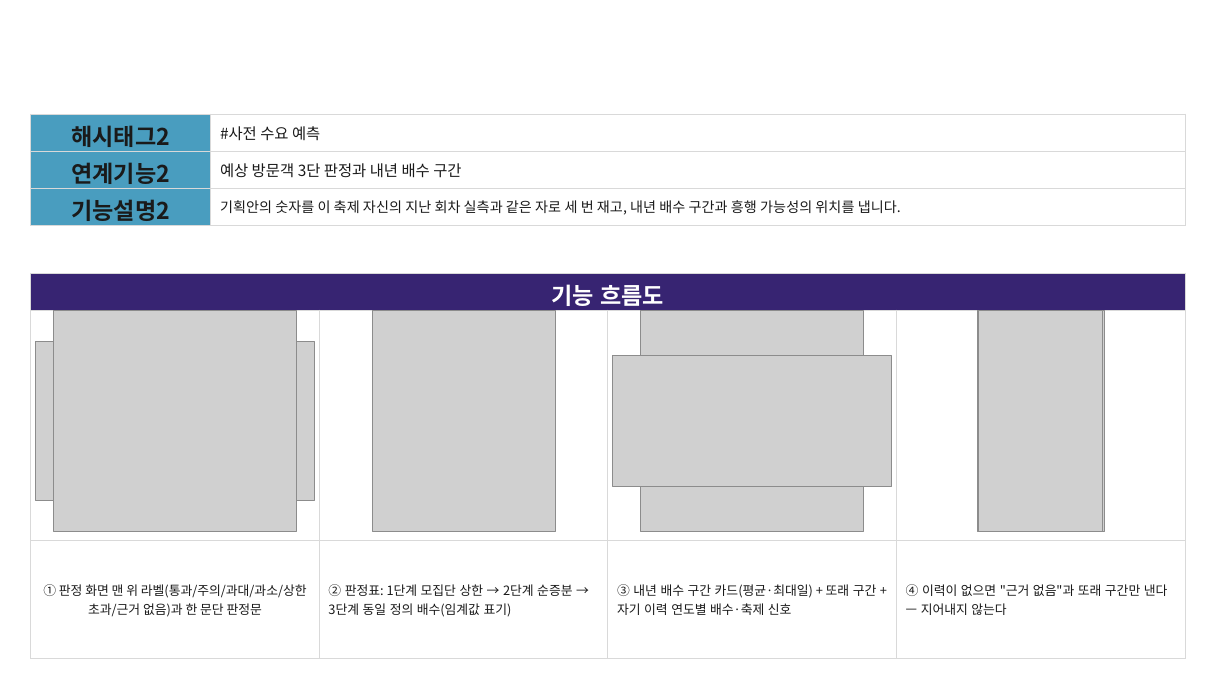
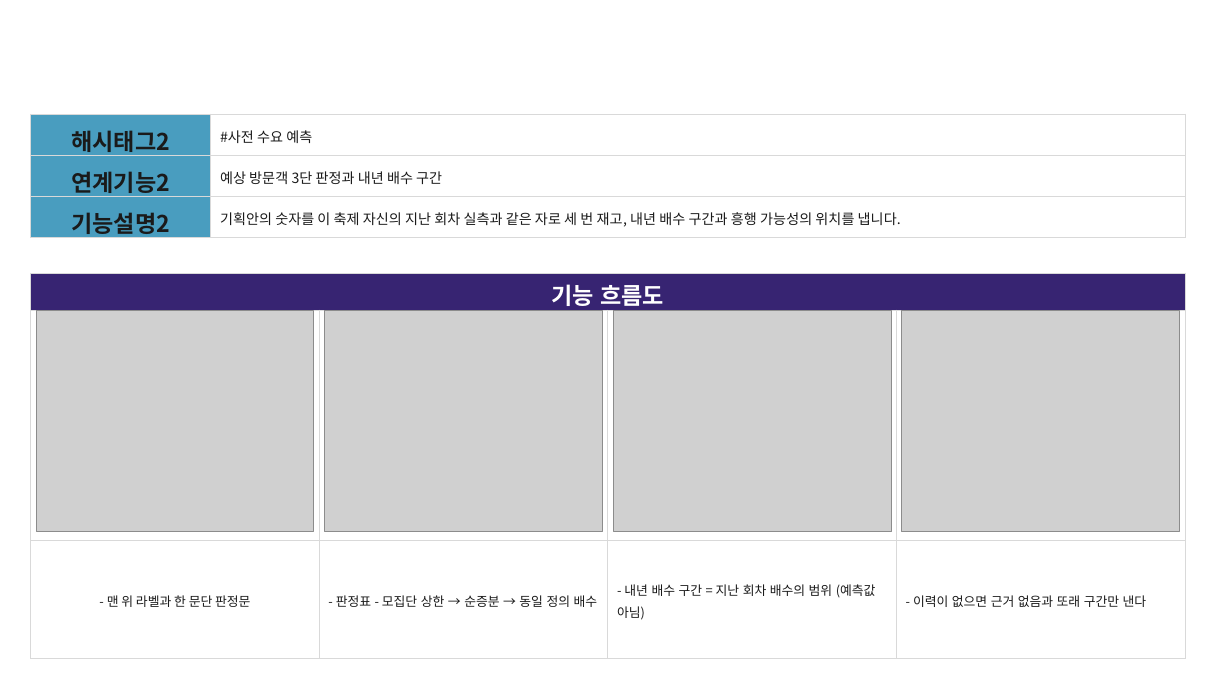
Before and after one commit to jangjunyong/oneshot-mvp, a slide deck: slide 6 of docs/제출양식/기능설명서_기획안팩트체크_작성본.pptx. Drawn at 1232x693 pixels with LibreOffice and Linux fonts; fonts in the diff are those of the drawing; grey boxes stand for pictures; background and template pictures are left out. Boxes give left, top, right and bottom in pixels: in the first picture for what was removed or moved away, otherwise in the second. Text is boxed around its words. In the diff, an @@ line names an element or a change of style, - is before the commit and + after.

```diff
--- a/docs/제출양식/기능설명서_기획안팩트체크_작성본.pptx
+++ b/docs/제출양식/기능설명서_기획안팩트체크_작성본.pptx
@@ table at (x1=30, y1=115, x2=1186, y2=253) @@
@@ size 12 to 11 pt in "#사전 수요 예측", "예상 방문객 3단 판정과 내년 배수 구간" @@
@@ line spacing 1 to 1.15 @@
@@ table at (x1=30, y1=274, x2=1184, y2=662) @@
-row 3: ① 판정 화면 맨 위 라벨(통과/주의/과대/과소/상한 초과/근거 없음)과 한 문단 판정문 | ② 판정표: 1단계 모집단 상한 → 2단계 순증분 → 3단계 동일 정의 배수(임계값 표기) | ③ 내년 배수 구간 카드(평균·최대일) + 또래 구간 + 자기 이력 연도별 배수·축제 신호 | ④ 이력이 없으면 "근거 없음"과 또래 구간만 낸다 — 지어내지 않는다
+row 3: - 맨 위 라벨과 한 문단 판정문 | - 판정표 - 모집단 상한 → 순증분 → 동일 정의 배수 | - 내년 배수 구간 = 지난 회차 배수의 범위 (예측값 아님) | - 이력이 없으면 근거 없음과 또래 구간만 낸다
@@ picture resized from (x1=36, y1=342, x2=314, y2=501) to (x1=36, y1=311, x2=314, y2=531) @@
@@ picture removed at (x1=53, y1=311, x2=297, y2=531) @@
@@ picture resized from (x1=408, y1=311, x2=519, y2=531) to (x1=324, y1=311, x2=603, y2=531) @@
@@ picture removed at (x1=372, y1=311, x2=555, y2=531) @@
@@ picture resized from (x1=640, y1=311, x2=863, y2=531) to (x1=614, y1=311, x2=892, y2=531) @@
@@ picture resized from (x1=977, y1=311, x2=1104, y2=531) to (x1=902, y1=311, x2=1180, y2=531) @@
@@ picture removed at (x1=979, y1=311, x2=1103, y2=531) @@
@@ picture removed at (x1=613, y1=355, x2=891, y2=487) @@
```
Also in this commit, not shown: 11 other slides changed, 50 other files.
